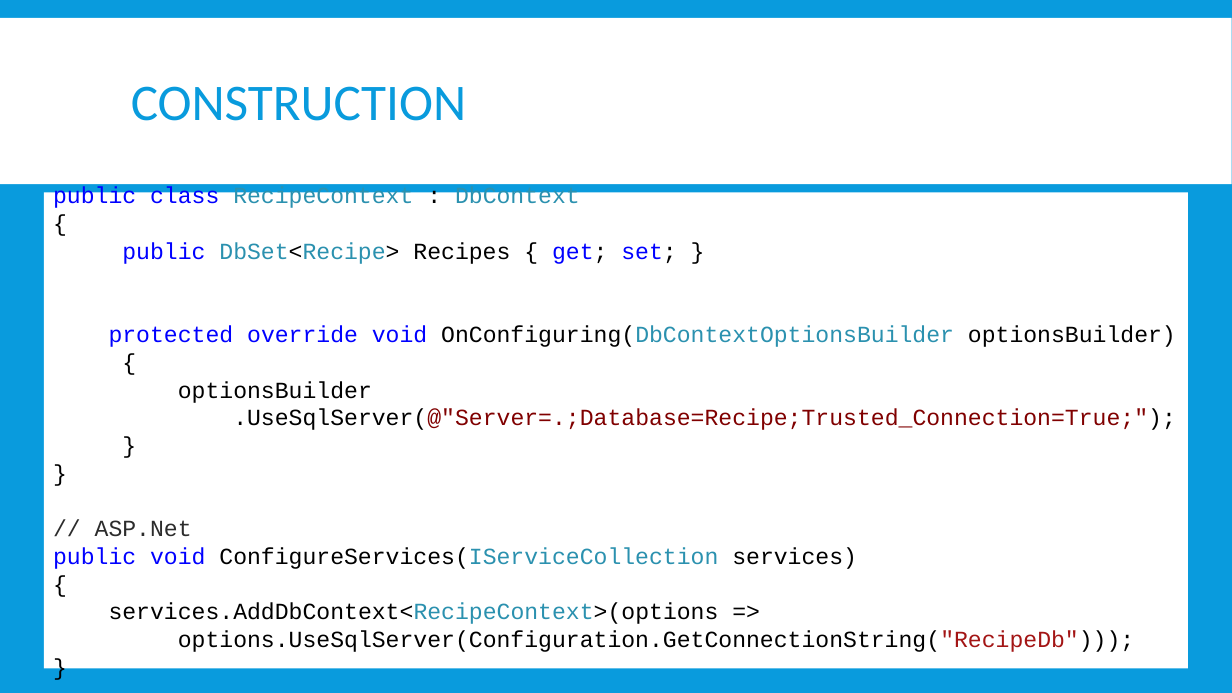
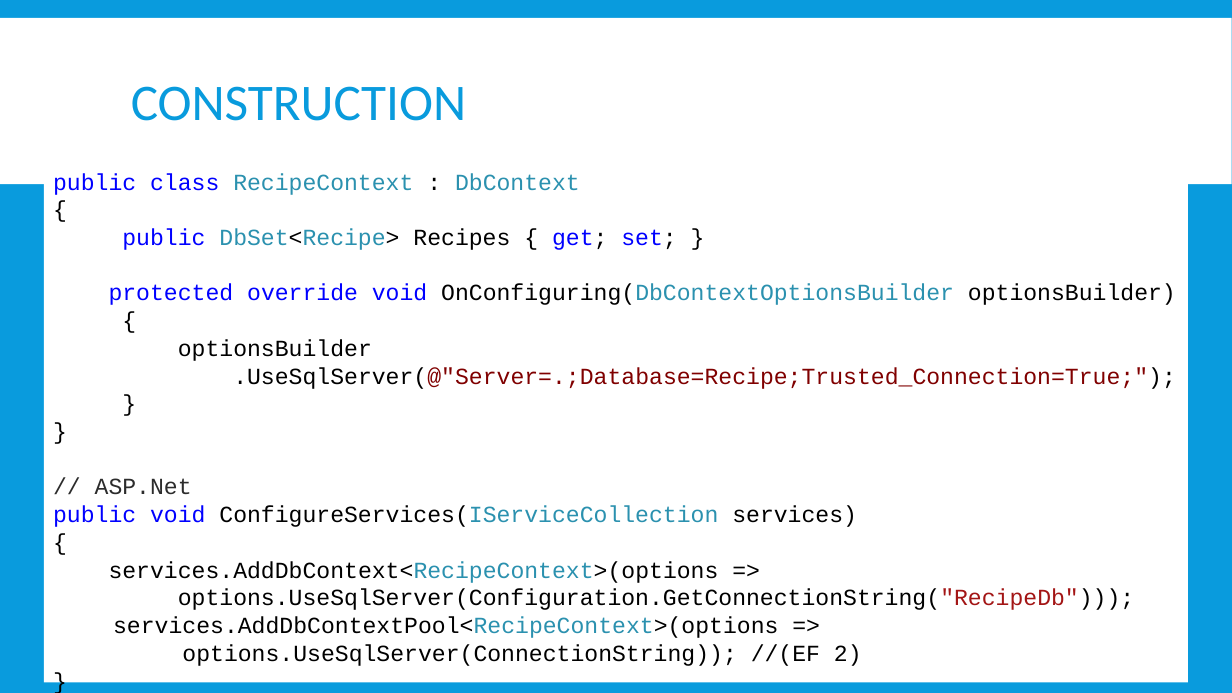
Before and after one commit to jwooley/EfCore, a slide deck: slide 5 of EfCoreGettingStarted.pptx. Drawn at 1232x693 pixels with LibreOffice and Linux fonts; fonts in the diff are those of the drawing. Boxes give left, top, right and bottom in pixels: in the first picture for what was removed or moved away, otherwise in the second. Text is boxed around its words. In the diff, an @@ line names an element or a change of style, - is before the commit and + after.

Commit message:
slide updates

```diff
--- a/EfCoreGettingStarted.pptx
+++ b/EfCoreGettingStarted.pptx
@@ text "public class RecipeContext : DbContext": place and size @@
-text "public class RecipeContext : DbContext" at bbox=[43, 188, 1188, 673]
+text "public class RecipeContext : DbContext" at bbox=[43, 174, 1188, 687]
@@ text at bbox=[113, 616, 862, 666]: paragraphs added @@
+▪ services.AddDbContextPool<RecipeContext>(options =>
+▪ options.UseSqlServer(ConnectionString)); //(EF 2)
```
Also in this commit, not shown: 2 other slides changed, 4 slides added.
